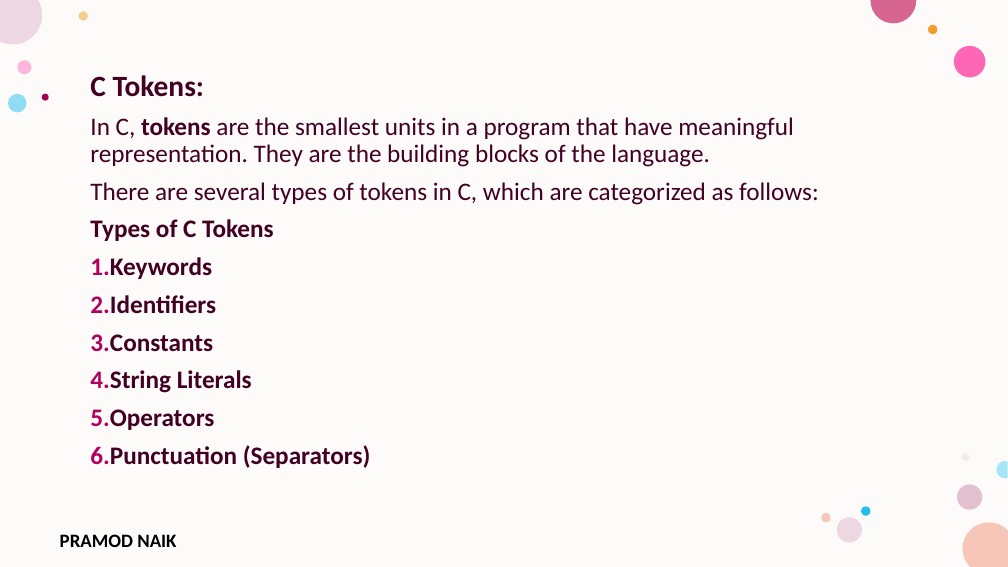
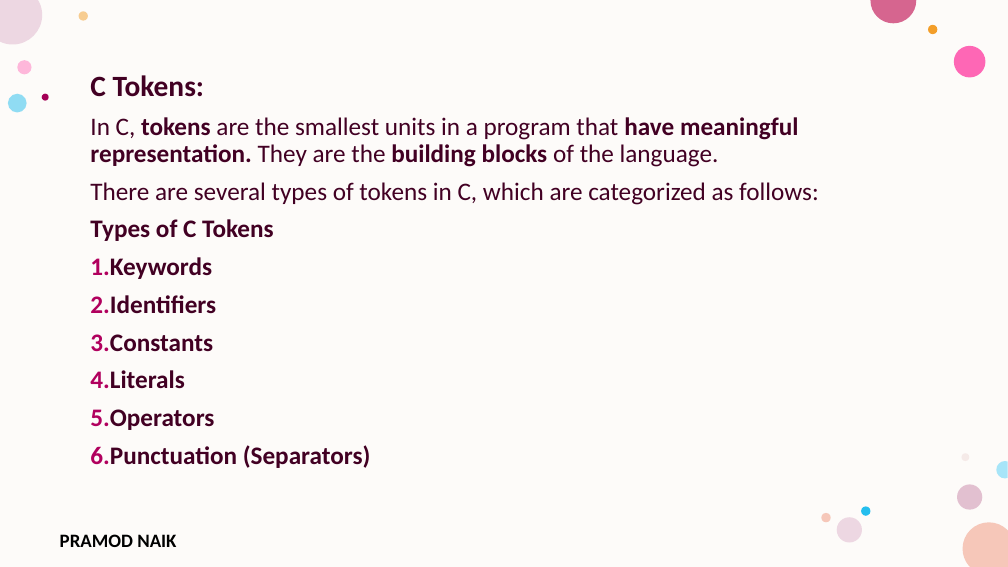
Before and after one commit to PRAMOD-VISHNU-NAIK/MCA-1st-Sem-Shridevi-College, a slide deck: slide 4 of Theory Class-Notes/Module-1.pptx (slide 5 before the commit). Drawn at 1008x567 pixels with LibreOffice and Linux fonts; fonts in the diff are those of the drawing; background and template pictures are left out. Boxes give left, top, right and bottom in pixels: in the first picture for what was removed or moved away, otherwise in the second. Text is boxed around its words. In the diff, an @@ line names an element or a change of style, - is before the commit and + after.

Commit message:
Updated PPT.

```diff
--- a/Theory Class-Notes/Module-1.pptx
+++ b/Theory Class-Notes/Module-1.pptx
@@ text at (90,117,798,167): bold on in "have meaningful representation. building blocks" @@
@@ text at (90,370,184,389): text changed @@
-4. String Literals
+4. Literals
```
Also in this commit, not shown: 2 other slides changed, 2 slides removed, 7 other files.
